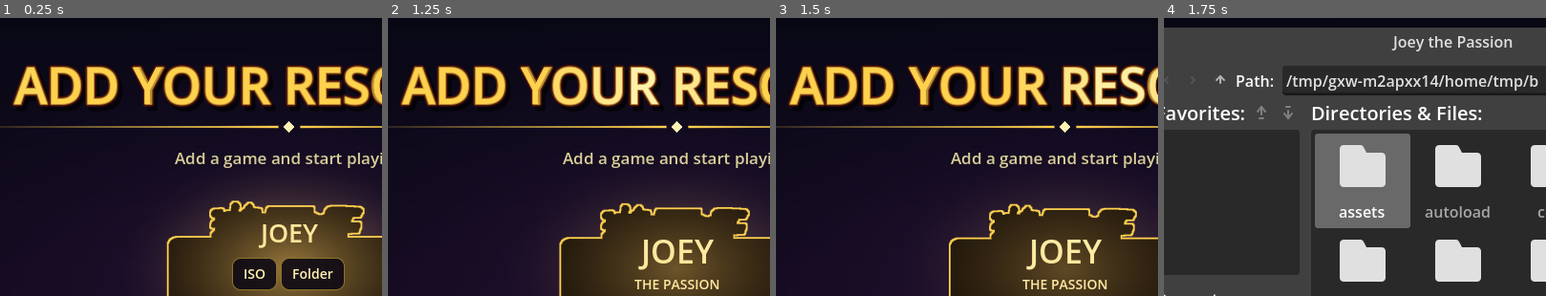
Above: before the commit, frames 1-4 (left to right).
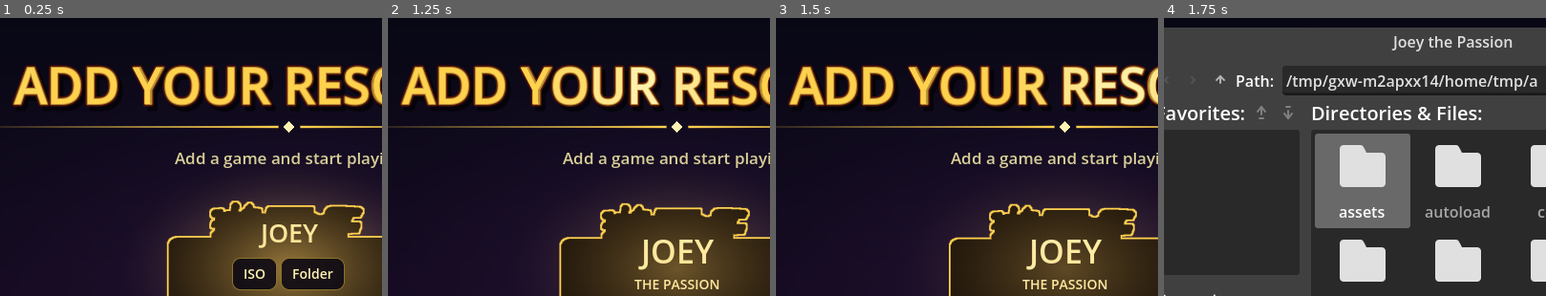
Above: after the commit, the same moments.

Repository: bkmohamadsy/Yu-Gi-Oh
Game: Godot game, scene res://scenes/boot/boot.tscn
Same seed, same stepped clock (60 frames per second), same inputs: the game is played once before the commit and once after it.
Inputs (mouse positions are % of the whole screen's width and height, from its top left):
- Up to frame 1 (0.25 s): no input
- Up to frame 2 (1.25 s): click "English" at 0.5 s
- Up to frame 3 (1.5 s): tap Enter (ui_accept) at 1.25 s; move the mouse to (72, 43) at 1.27 s; hold Right (ui_right) from 1.28 s (still down); hold F (pc_filter) from 1.28 s (still down); click (72, 43) at 1.42 s
- Up to frame 4 (1.75 s): keep holding Right (ui_right); keep holding F (pc_filter); tap Enter (ui_accept) at 1.52 s
The pictures show only the part of the screen within x 12-62%, y 0-50%; the shares and areas given below are measured in that part.

Frames 1-3 are identical in both runs. In frame 4, less than 0.1% of the frame differs, in the area x 95-98%, y 20-25%.
Error in both runs: Invalid access to property or key 'fullscreen_mode' on a base object of type 'Node (launcher_settings.gd)'. (res://scenes/boot/boot.gd:54)

Commit message:
Complete multiplayer unique legendary cards rules, Orichalcos theft block & Egyptian Gods

Diff:
--- a/game/autoload/lan.gd
+++ b/game/autoload/lan.gd
@@ -411,7 +411,7 @@
 	var payload := PackedByteArray()
 	payload.resize(2)
 	payload.encode_u16(0, HELLO)
-	payload.append_array(("%s\n%s\n%s" % [MAGIC, game, local_name]).to_utf8_buffer())
+	payload.append_array(("%s\n%s\n%s\n%s" % [MAGIC, game, local_name, _my_legendary_str()]).to_utf8_buffer())
 	_peer.set_transfer_mode(MultiplayerPeer.TRANSFER_MODE_RELIABLE)
 	_peer.set_transfer_channel(0)
 	_peer.set_target_peer(id)
@@ -517,3 +517,33 @@
 func _same_machine(a: String, b: String) -> bool:
 	var local := IP.get_local_addresses()
 	return (a == "127.0.0.1" or local.has(a)) and (b == "127.0.0.1" or local.has(b))
+
+
+func _my_legendary_list() -> Array:
+	var d := SaveData.deck(game)
+	var res := Array()
+	for cid_v in d.get("main", []):
+		var cid := int(cid_v)
+		if cid in [1924, 1925, 1926, 1927, 1928, 1929, 1930] and not res.has(cid):
+			res.append(cid)
+	for cid_v in d.get("side", []):
+		var cid := int(cid_v)
+		if cid in [1924, 1925, 1926, 1927, 1928, 1929, 1930] and not res.has(cid):
+			res.append(cid)
+	return res
+
+func _my_legendary_str() -> String:
+	var arr := PackedStringArray()
+	for cid in _my_legendary_list(): arr.append(str(cid))
+	return ",".join(arr)
+
+func _legendary_title(cid: int) -> String:
+	match cid:
+		1924: return "سلايفر التنين الفضائي"
+		1925: return "العملاق المعذب"
+		1926: return "تنين رع المجنح"
+		1927: return "ختم أوريكالكوس"
+		1928: return "فارس الأسطورة تيمايوس"
+		1929: return "فارس الأسطورة كريتوس"
+		1930: return "فارس الأسطورة هيرموس"
+	return "بطاقة أسطورية"
--- a/game/duel/core/duel_cmds.gd
+++ b/game/duel/core/duel_cmds.gd
@@ -697,59 +697,79 @@
 ## FUN_00460f80: ficha del panel de fases bajo el cursor (0-5) o -1.
 func f460f80() -> int:
 	return ui_phase_hover
+
 var _orichalcos_saved := [-1, -1]
 var _obelisk_fury_turn := [-1, -1]
 var _ra_boost_turn := [-1, -1]
-var _ra_boost_val := [0, 0]
-
-var _orichalcos_saved := [-1, -1]
-var _obelisk_fury_turn := [-1, -1]
-var _ra_boost_turn := [-1, -1]
-var _ra_boost_val := [0, 0]
-
-var _orichalcos_saved := [-1, -1]
-var _obelisk_fury_turn := [-1, -1]
-var _ra_boost_turn := [-1, -1]
-var _ra_boost_val :=
+var _ra_boost_val := Array()
+var _knight_active_turn := [-1, -1, -1]
+
+func activate_obelisk_fury(p: int = 0) -> void:
+	_obelisk_fury_turn[p] = m.u16(0xa15940)
+	_apply_legendary_cards()
+
+func activate_ra_transfer(p: int = 0) -> void:
+	var current_turn := m.u16(0xa15940)
+	var p_base := DuelMem.PLAYER + p * DuelMem.PLAYER_SIZE
+	var lp := m.u16(p_base + DuelMem.P_LP)
+	if lp > 100:
+		while _ra_boost_val.size() < 2: _ra_boost_val.append(0)
+		_ra_boost_val[p] = lp - 100
+		m.set_u16(p_base + DuelMem.P_LP, 100)
+		_ra_boost_turn[p] = current_turn
+		_apply_legendary_cards()
+
+func activate_single_knight(cid: int) -> void:
+	var opp_field := DuelMem.PLAYER + DuelMem.PLAYER_SIZE + DuelMem.P_ZONES + 10 * DuelMem.ZONE_SIZE
+	var f_idx := m.u16(opp_field + 0x10) & 0xfff
+	if f_idx > 0 and cards.id_of(f_idx) == 1927:
+		m.set_u16(opp_field + 0x10, 0)
+		_orichalcos_saved = -1
+	var current_turn := m.u16(0xa15940)
+	if cid == 1928: _knight_active_turn = current_turn
+	elif cid == 1929: _knight_active_turn = current_turn
+	elif cid == 1930: _knight_active_turn = current_turn
+	_apply_legendary_cards()
+
+func trigger_trinity_knights_win() -> void:
+	var opp_base := DuelMem.PLAYER + DuelMem.PLAYER_SIZE
+	m.set_u16(opp_base + DuelMem.P_LP, 0)
+
+func has_all_three_knights(p: int = 0) -> bool:
+	var p_base := DuelMem.PLAYER + p * DuelMem.PLAYER_SIZE
+	var t := false; var c := false; var h := false
+	for z in 5:
+		var idx := m.u16(p_base + DuelMem.P_ZONES + z * DuelMem.ZONE_SIZE + 0x10) & 0xfff
+		if idx > 0:
+			var cid := cards.id_of(idx)
+			if cid == 1928: t = true
+			elif cid == 1929: c = true
+			elif cid == 1930: h = true
+	return t and c and h
 
 func _apply_legendary_cards() -> void:
+	while _ra_boost_val.size() < 2: _ra_boost_val.append(0)
 	var current_turn := m.u16(0xa15940)
 	for p in 2:
 		var p_base := DuelMem.PLAYER + p * DuelMem.PLAYER_SIZE
 		var opp_base := DuelMem.PLAYER + (1 - p) * DuelMem.PLAYER_SIZE
 		var hand_count := m.u8(p_base + DuelMem.P_HAND_N)
-
-		# 1. فحص وحوش الملعب (المناطق 0..4) عند الخصم وعند اللاعب
 		var opp_has_knight := false
 		var max_field_atk := 2800
 		var my_monsters_count := 0
-		var has_timaeus := false
-		var has_critias := false
-		var has_hermos := false
-
 		for z in 5:
 			var my_z := p_base + DuelMem.P_ZONES + z * DuelMem.ZONE_SIZE
 			var my_idx := m.u16(my_z + 0x10) & 0xfff
 			if my_idx > 0:
 				my_monsters_count += 1
-				var my_cid := cards.id_of(my_idx)
-				if my_cid == 1928: has_timaeus = true
-				elif my_cid == 1929: has_critias = true
-				elif my_cid == 1930: has_hermos = true
 				max_field_atk = maxi(max_field_atk, m.u16(my_z + 0x4c))
-
 			var opp_z := opp_base + DuelMem.P_ZONES + z * DuelMem.ZONE_SIZE
 			var opp_idx := m.u16(opp_z + 0x10) & 0xfff
 			if opp_idx > 0:
 				max_field_atk = maxi(max_field_atk, m.u16(opp_z + 0x4c))
-				if cards.id_of(opp_idx) in:
+				var ocid := cards.id_of(opp_idx)
+				if ocid == 1928 or ocid == 1929 or ocid == 1930:
 					opp_has_knight = true
-
-		# 2. اجتماع الفرسان الثلاثة (تيمايوس + كريتوس + هيرموس) = خسارة الخصم فوراً!
-		if has_timaeus and has_critias and has_hermos:
-			m.set_u16(opp_base + DuelMem.P_LP, 0)
-
-		# 3. حماية ختم أوريكالكوس (1927) وكسره فقط عند استدعاء الخصم لأحد الفرسان الثلاثة
 		var field_zone := p_base + DuelMem.P_ZONES + 10 * DuelMem.ZONE_SIZE
 		var field_idx := m.u16(field_zone + 0x10) & 0xfff
 		if field_idx > 0 and cards.id_of(field_idx) == 1927:
@@ -761,48 +781,39 @@
 		elif _orichalcos_saved[p] > 0 and not opp_has_knight:
 			m.set_u16(field_zone + 0x10, _orichalcos_saved[p])
 			field_idx = _orichalcos_saved[p]
-
 		var has_orichalcos := (field_idx > 0 and cards.id_of(field_idx) == 1927)
-
-		# 4. قدرة كريتوس (1929): تعطيل وتدمير أوراق فخ الخصم في المناطق 5..9
-		if has_critias:
+		if has_orichalcos:
+			for sz_i in 5:
+				var sz_a := p_base + DuelMem.P_ZONES + sz_i * DuelMem.ZONE_SIZE
+				var sc_idx := m.u16(sz_a + 0x10) & 0xfff
+				if sc_idx > 0:
+					var scid := cards.id_of(sc_idx)
+					if scid == 1924 or scid == 1925 or scid == 1926 or scid == 1928 or scid == 1929 or scid == 1930:
+						m.set_u16(sz_a + 0x10, 0)
+		if p == 0 and _knight_active_turn == current_turn:
 			for osz in range(5, 10):
 				var osz_addr := opp_base + DuelMem.P_ZONES + osz * DuelMem.ZONE_SIZE
 				var osz_idx := m.u16(osz_addr + 0x10) & 0xfff
-				if osz_idx > 0 and cards.category_of(osz_idx) == "trap":
+				if osz_idx > 0 and ((cards.prop(osz_idx) >> 20) & 0x1f) == 21:
 					m.set_u16(osz_addr + 0x10, 0)
-
-		# 5. تحديث نقاط الهجوم والدفاع لجميع وحوش اللاعب (0..4)
 		for z in 5:
 			var z_addr := p_base + DuelMem.P_ZONES + z * DuelMem.ZONE_SIZE
 			var c_idx := m.u16(z_addr + 0x10) & 0xfff
-			if c_idx == 0:
-				continue
+			if c_idx == 0: continue
 			var cid := cards.id_of(c_idx)
 			var ori_bonus := 500 if has_orichalcos else 0
-
-			if cid == 1924: # سلايفر التنين الفضائي
+			if cid == 1924:
 				var slifer_power := hand_count * 1000 + ori_bonus
 				m.set_u16(z_addr + 0x4c, slifer_power)
 				m.set_u16(z_addr + 0x50, slifer_power)
-
-			elif cid == 1925: # العملاق المعذب (قبضة الغضب 10000 لدور واحد)
-				if _obelisk_fury_turn[p] == -1:
-					_obelisk_fury_turn[p] = current_turn
+			elif cid == 1925:
 				if _obelisk_fury_turn[p] == current_turn:
 					m.set_u16(z_addr + 0x4c, 10000)
 					m.set_u16(z_addr + 0x50, 4000)
 				else:
 					m.set_u16(z_addr + 0x4c, 4000 + ori_bonus)
 					m.set_u16(z_addr + 0x50, 4000)
-
-			elif cid == 1926: # تنين رع المجنح (يبقي 100 نقطة حياة ويضيف الفارق لدور واحد)
-				if _ra_boost_turn[p] == -1:
-					var lp := m.u16(p_base + DuelMem.P_LP)
-					if lp > 100:
-						_ra_boost_val[p] = lp - 100
-						m.set_u16(p_base + DuelMem.P_LP, 100)
-					_ra_boost_turn[p] = current_turn
+			elif cid == 1926:
 				if _ra_boost_turn[p] == current_turn:
 					var ra_power := 4000 + _ra_boost_val[p] + ori_bonus
 					m.set_u16(z_addr + 0x4c, ra_power)
@@ -810,13 +821,16 @@
 				else:
 					m.set_u16(z_addr + 0x4c, 4000 + ori_bonus)
 					m.set_u16(z_addr + 0x50, 4000)
-
-			elif cid == 1928: # تيمايوس (ينسخ أعلى هجوم في الملعب)
-				m.set_u16(z_addr + 0x4c, max_field_atk + ori_bonus)
-
-			elif cid == 1930: # هيرموس (+1000 لكل وحش في ملعبك)
-				m.set_u16(z_addr + 0x4c, 2800 + (my_monsters_count * 1000) + ori_bonus)
-
+			elif cid == 1928:
+				if p == 0 and _knight_active_turn == current_turn:
+					m.set_u16(z_addr + 0x4c, max_field_atk + ori_bonus)
+				else:
+					m.set_u16(z_addr + 0x4c, 2800 + ori_bonus)
+			elif cid == 1930:
+				if p == 0 and _knight_active_turn == current_turn:
+					m.set_u16(z_addr + 0x4c, 2800 + (my_monsters_count * 1000) + ori_bonus)
+				else:
+					m.set_u16(z_addr + 0x4c, 2800 + ori_bonus)
 			elif has_orichalcos:
 				var cur_atk := m.u16(z_addr + 0x4c)
 				if cur_atk > 0 and (cur_atk % 500) != 0:
--- a/game/scenes/deck_editor/deck_editor.gd
+++ b/game/scenes/deck_editor/deck_editor.gd
@@ -1334,12 +1334,31 @@
 	if not _deck_valid(_deck):
 		_message("deckerror", "dlg_ok_ok_derr")
 		return
+	var all_ids := Array()
+	for cid_v in _deck.get("main", []): all_ids.append(int(cid_v))
+	for cid_v in _deck.get("side", []): all_ids.append(int(cid_v))
+	var has_ori := all_ids.has(1927)
+	var has_light := false
+	for lid in:
+		if all_ids.has(lid): has_light = true
+	if has_ori and has_light:
+		var w := AcceptDialog.new()
+		w.title = "تنبيه قوانين المجموعة"
+		w.dialog_text = "ممنوع الجمع بين ختم أوريكالكوس ووحوش الأهرام أو فرسان الأسطورة في نفس المجموعة!"
+		w.confirmed.connect(w.queue_free)
+		add_child(w)
+		w.popup_centered()
+		return
 	if _dirty:
 		SaveData.set_deck(game, _deck.duplicate(true))
 	_save_settings()
 	SaveData.save()
 	Audio.play_sfx("%s/voice/internal/return.wav" % game)
-	Game.open_title(game, "deck")
+	if Lan.has_meta("return_to_lan") and bool(Lan.get_meta("return_to_lan")):
+		Lan.set_meta("return_to_lan", false)
+		Game.goto(load("res://scenes/lan/lan_connect.gd").new(game))
+	else:
+		Game.open_title(game, "deck")
 
 
 func _set_filter(filter: String) -> void:
--- a/game/scenes/duel/normal_duel.gd
+++ b/game/scenes/duel/normal_duel.gd
@@ -227,6 +227,7 @@
 	if not _duel.list_open.is_empty():
 		_show_list()
 		return
+	if (_press_bits & 1) != 0 and not _hover_card.is_empty(): _handle_legendary_click()
 	var hover := _hover_input()
 	var phase_hover := _phase_hover()
 	for _i in range(steps):
@@ -615,3 +616,56 @@
 		if not PointerGlide.drove(event.position):
 			PointerGlide.cancel()
 			_duel.ui_key_cursor = false
+
+var _trinity_dialog_open := false
+
+func _handle_legendary_click() -> void:
+	if _trinity_dialog_open: return
+	if int(_hover_card.get("p", -1)) != 0: return
+	var loc := int(_hover_card.get("loc", -1))
+	if loc < 0 or loc > 4: return
+	var z_addr := DuelMem.PLAYER + DuelMem.P_ZONES + loc * DuelMem.ZONE_SIZE
+	var c_idx := _duel.m.u16(z_addr + 0x10) & 0xfff
+	if c_idx == 0: return
+	var cid := _duel.cards.id_of(c_idx)
+	if cid == 1925 and _duel.has_method("activate_obelisk_fury"):
+		_duel.activate_obelisk_fury(0)
+	elif cid == 1926 and _duel.has_method("activate_ra_transfer"):
+		_duel.activate_ra_transfer(0)
+	elif cid == 1928 or cid == 1929 or cid == 1930:
+		if _duel.has_method("has_all_three_knights") and _duel.has_all_three_knights(0):
+			_prompt_trinity_knights(1)
+		elif _duel.has_method("activate_single_knight"):
+			_duel.activate_single_knight(cid)
+
+func _prompt_trinity_knights(step: int) -> void:
+	_trinity_dialog_open = true
+	var dlg := ConfirmationDialog.new()
+	dlg.ok_button_text = "تم"
+	dlg.cancel_button_text = "إلغاء"
+	if step == 1:
+		dlg.title = "اتحاد فرسان الأسطورة"
+		dlg.dialog_text = "تيمايوس فعّل قدرته! هل تريد تفعيل قدرة كريتوس؟"
+		dlg.confirmed.connect(func():
+			dlg.queue_free()
+			_prompt_trinity_knights(2)
+		)
+		dlg.canceled.connect(func():
+			dlg.queue_free()
+			_trinity_dialog_open = false
+		)
+	else:
+		dlg.title = "الضربة النهائية للفرسان"
+		dlg.dialog_text = "تم تفعيل قدرة كريتوس! هل تريد تفعيل قدرة هيرموس لهزيمة الخصم فوراً؟"
+		dlg.confirmed.connect(func():
+			dlg.queue_free()
+			_trinity_dialog_open = false
+			if _duel.has_method("trigger_trinity_knights_win"):
+				_duel.trigger_trinity_knights_win()
+		)
+		dlg.canceled.connect(func():
+			dlg.queue_free()
+			_trinity_dialog_open = false
+		)
+	add_child(dlg)
+	dlg.popup_centered()
